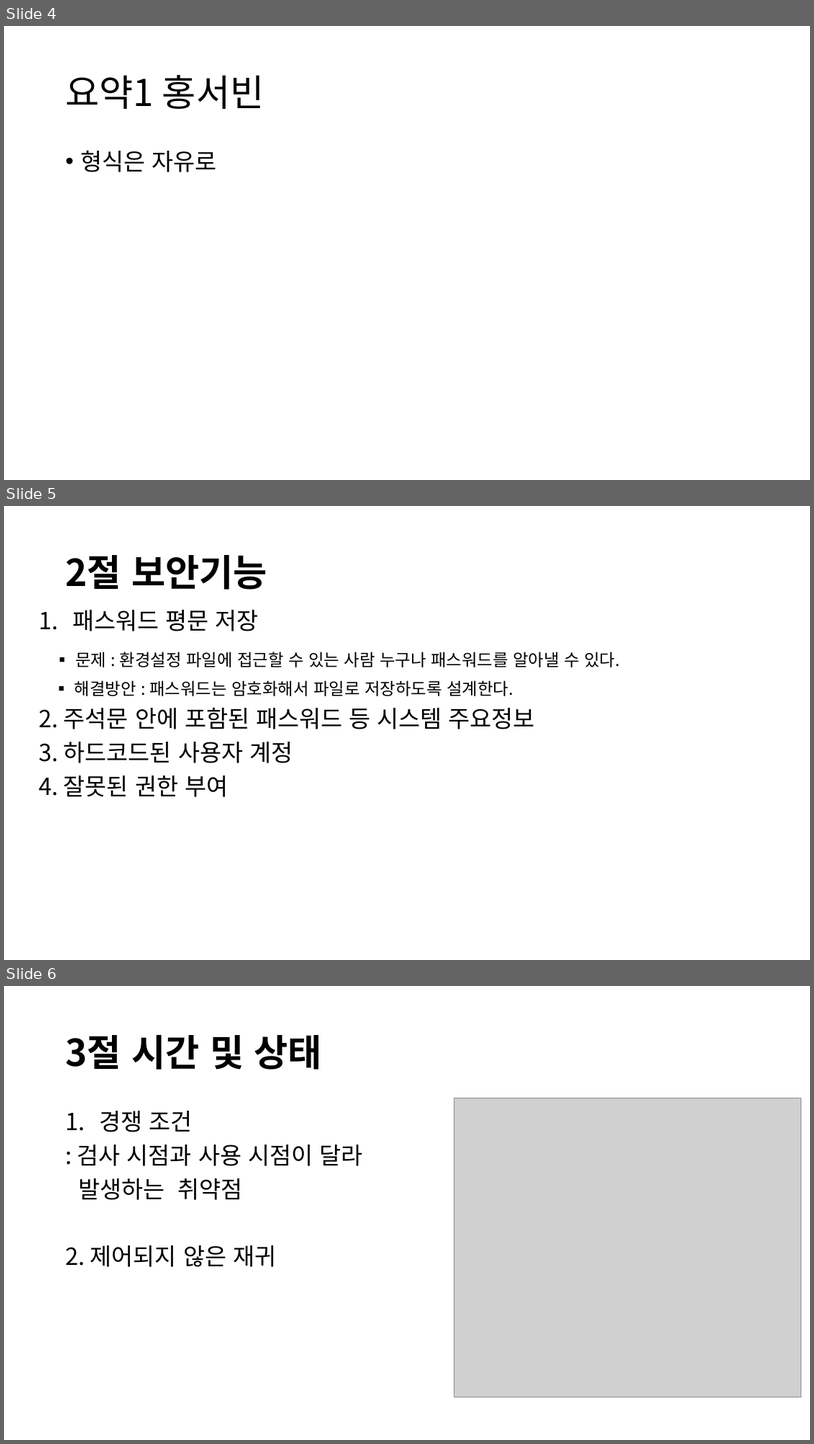
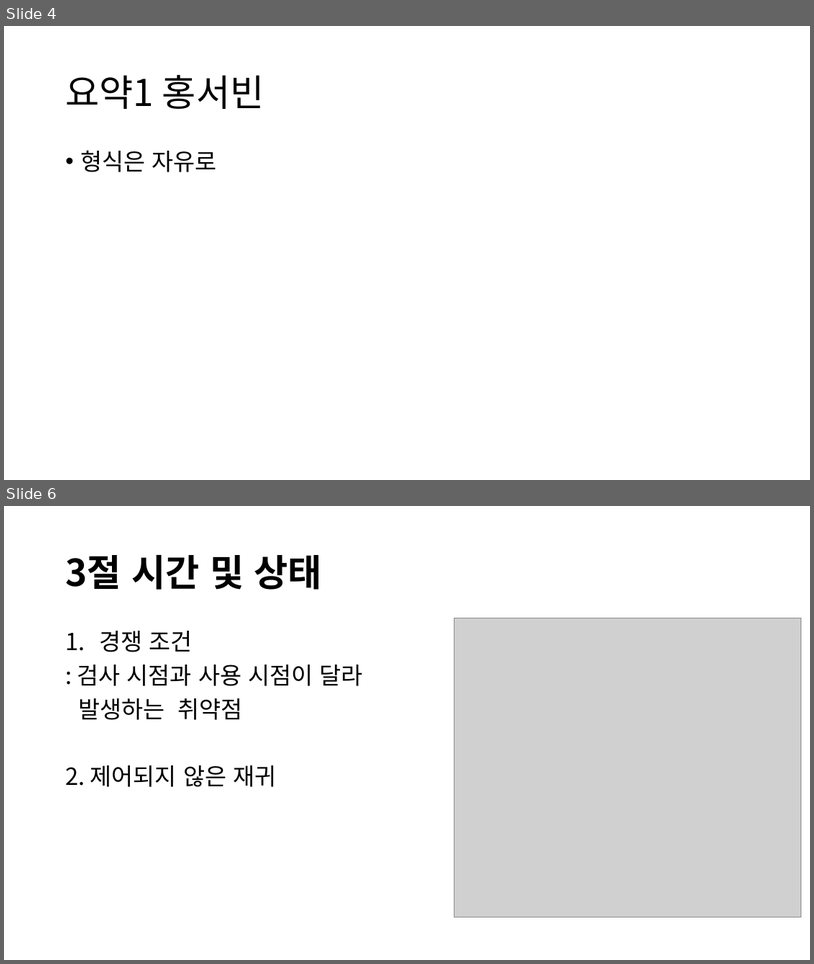
Before and after one commit to Klaxon9718/YUHAN_-security, a slide deck: 발표자료/Secure Coding 발표자료.pptx. Shown one above the other, each under a label of ours: slides 4, 5 and 6 before the commit, slides 4 and 6 after it; the slides between them are not shown. The pictures are 814x1444 and 814x964 pixels, drawn with LibreOffice and Linux fonts; fonts in the diff are those of the drawing; grey boxes stand for pictures. Boxes give left, top, right and bottom in pixels: in the first picture for what was removed or moved away, otherwise in the second. Text is boxed around its words. In the diff, an @@ line names an element or a change of style, - is before the commit and + after.

```diff
--- a/발표자료/Secure Coding 발표자료.pptx
+++ b/발표자료/Secure Coding 발표자료.pptx
@@ slide 5 removed at (4,506,810,960), background #FFFFFF @@
@@ title removed at (65,555,268,590) @@
-2절 보안기능
@@ text removed at (39,610,620,797) @@
-1. 패스워드 평문 저장
-▪ 문제 : 환경설정 파일에 접근할 수 있는 사람 누구나 패스워드를 알아낼 수 있다.
-▪ 해결방안 : 패스워드는 암호화해서 파일로 저장하도록 설계한다.
-2. 주석문 안에 포함된 패스워드 등 시스템 주요정보
-3. 하드코드된 사용자 계정
-4. 잘못된 권한 부여
```
Also in this commit, not shown: 1 slide added.
